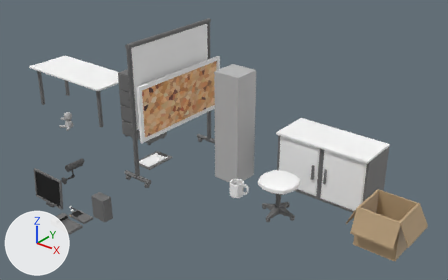
The FBX model Capstone/Assets/Models/MayaLT/Inorganic/ScienceProps.fbx as it was, and as the next commit left it.
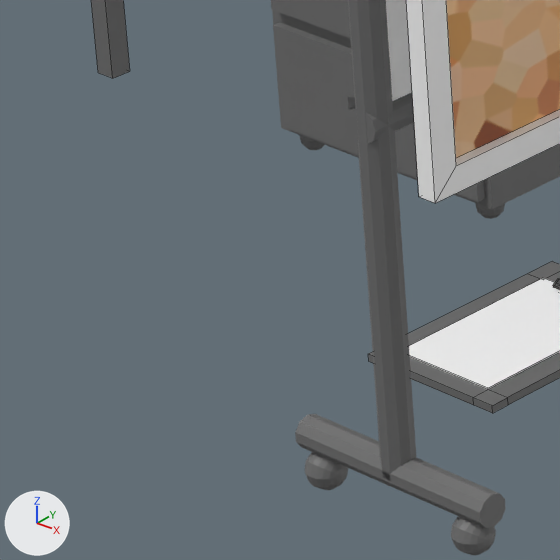
The first picture shows the older version from a 50 mm lens placed at (0.0713, -0.0596, 0.0549), pointed at (0.0132, 0.013, 0.0098). The close-ups show both versions on the part from 19% to 35% of the width and 42% to 67% of the height of that picture; other places that the commit changed are outside them. The axes (+X, +Y, +Z) are drawn at lower left. The lights are the same throughout. The close-ups show mesh edges as thin lines. Where no turn or scale is listed for an object, it has been applied to the vertices.

The older version as bpy lines, for what is in view:
```python
me_mesh_001 = bpy.data.meshes.new('Mesh.001')
me_mesh_001.from_pydata(...)  # 16 vertices, 14 faces; spans x -0.0003..0.0003, y -0.0104..0.0104, z -0.005..0.005
# faces by material slot: [13, 1]
me_mesh_001.materials.append(mat_white)  # white #ffffff
me_mesh_001.materials.append(mat_corkboardtexture)  # picture img_cork_png
me_mesh_004 = bpy.data.meshes.new('Mesh.004')
me_mesh_004.from_pydata(...)  # 300 vertices, 306 faces; spans x -0.00382..0.00382, y -0.00256..0.00256, z 0.00017..0.01394
# faces by material slot: [302, 4]
me_mesh_004.materials.append(mat_grey)  # dark grey #6e6e6e
me_mesh_004.materials.append(mat_white)  # white #ffffff
me_mesh_010 = bpy.data.meshes.new('Mesh.010')
me_mesh_010.from_pydata(...)  # 56 vertices, 52 faces; spans x -0.00207..0.00207, y -0.00313..0.00313, z -0.00022..0.00022
# faces by material slot: [29, 5, 18]
me_mesh_010.materials.append(mat_grey)  # dark grey #6e6e6e
me_mesh_010.materials.append(mat_white)  # white #ffffff
me_mesh_010.materials.append(mat_greymetalic)  # dark grey #4e4e4e
ob_clipboard = bpy.data.objects.new('Clipboard', me_mesh_010)
ob_clipboard.location = (-0.00422, 0.01347, 0.00028)
ob_corkboard = bpy.data.objects.new('CorkBoard', me_mesh_001)
ob_corkboard.location = (0.00138, 0.01584, 0.01357)
ob_filingcabinet = bpy.data.objects.new('filingCabinet', me_mesh_004)
ob_filingcabinet.location = (-0.01257, 0.01934, 0.0)
# also in view: 'Whiteboard' at (-0.0003, 0.0154, 0.0127); 'Table' at (-0.0333, 0.021, 0.0047)
```
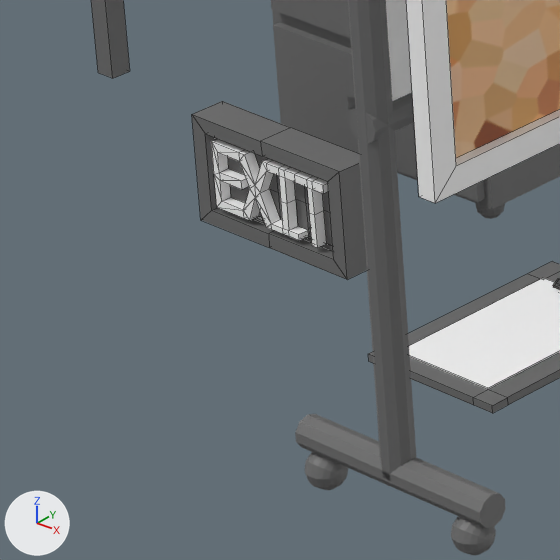
Where the newer file only moved an object's origin or applied its transform, the numbers keep the older frame.

The change, as a diff of the scene's bpy script:
```diff
--- a/Capstone/Assets/Models/MayaLT/Inorganic/ScienceProps.fbx.py
+++ b/Capstone/Assets/Models/MayaLT/Inorganic/ScienceProps.fbx.py
@@ me_mesh_019 @@
+me_mesh_019.from_pydata(...)  # 126 vertices, 157 faces; spans x -0.00265..0.00265, y -0.00051..0.00051, z -0.00147..0.00147
+# faces by material slot: [89, 68]
+me_mesh_019.materials.append(mat_white)  # white #ffffff
+me_mesh_019.materials.append(mat_grey)  # dark grey #6e6e6e
@@ ob_exitsign @@
+ob_exitsign = bpy.data.objects.new('ExitSign', me_mesh_019)
+ob_exitsign.location = (-0.01251, 0.01355, 0.0015)
```

Location of each change, [x1, y1, x2, y2] in pixels of the close-ups (560 x 560 px):
'ExitSign', added
    after: [192, 101, 367, 280]
    faces in mat_grey (dark grey #6e6e6e): [192, 101, 367, 280]
    faces in mat_white (white #ffffff): [211, 139, 329, 248]
